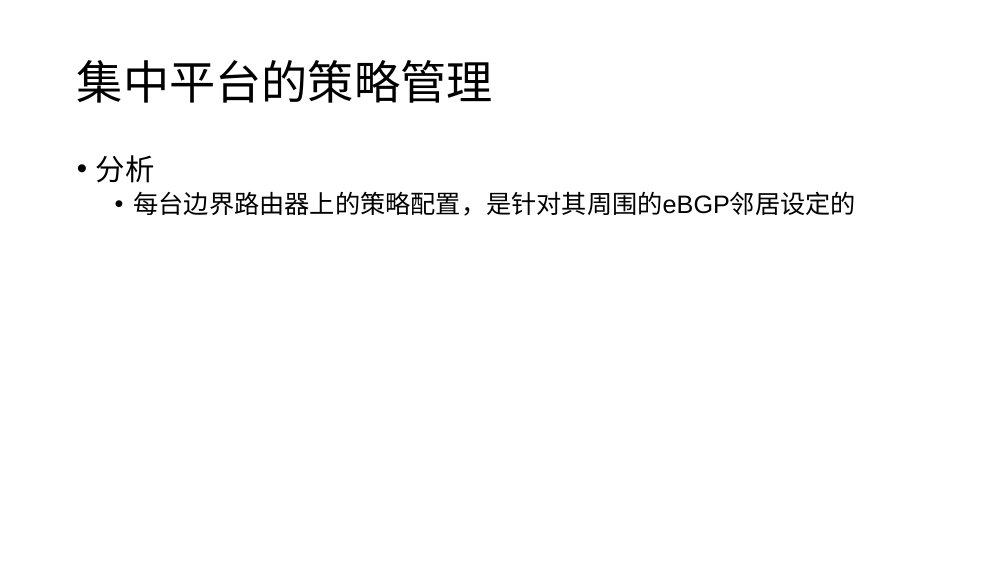
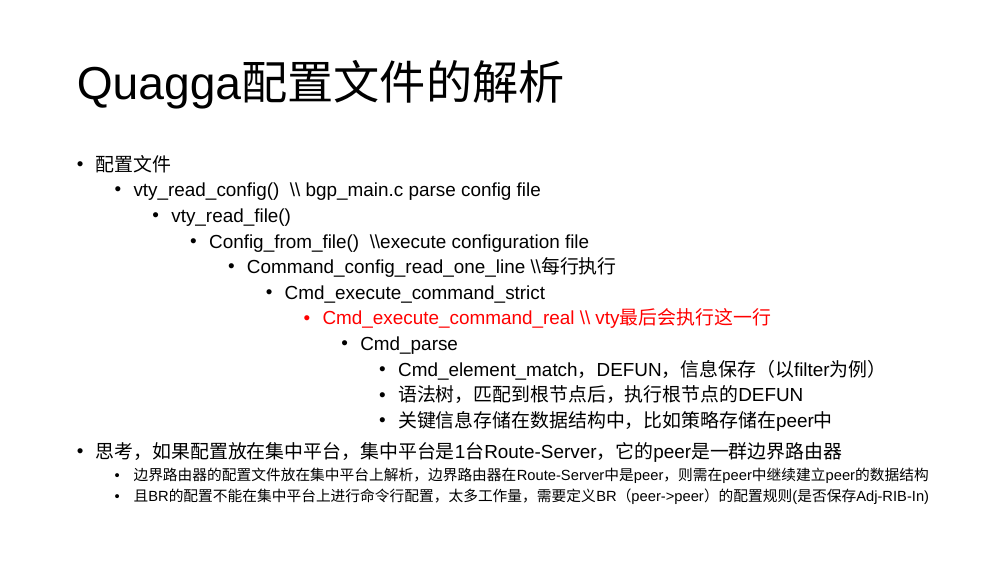
Before and after one commit to wangqing93/ibgp_exp, a slide deck: slide 4 of doc/毕设阶段讨论14.pptx. Drawn at 1008x567 pixels with LibreOffice and Linux fonts; fonts in the diff are those of the drawing. Boxes give left, top, right and bottom in pixels: in the first picture for what was removed or moved away, otherwise in the second. Text is boxed around its words. In the diff, an @@ line names an element or a change of style, - is before the commit and + after.

```diff
--- a/doc/毕设阶段讨论14.pptx
+++ b/doc/毕设阶段讨论14.pptx
@@ title at (77, 63, 565, 109): text changed @@
-集中平台的策略管理
+Quagga配置文件的解析
@@ text at (96, 155, 930, 504): text changed; size 24 to 18 pt @@
-• 分析
-  • 每台边界路由器上的策略配置，是针对其周围的eBGP邻居设定的
+• 配置文件
+  • vty_read_config() \\ bgp_main.c parse config file
+    • vty_read_file()
+      • Config_from_file() \\execute configuration file
+        • Command_config_read_one_line \\每行执行
+          • Cmd_execute_command_strict
+            • Cmd_execute_command_real \\ vty最后会执行这一行
+              • Cmd_parse
+                • Cmd_element_match，DEFUN，信息保存（以filter为例）
+                • 语法树，匹配到根节点后，执行根节点的DEFUN
+                • 关键信息存储在数据结构中，比如策略存储在peer中
+• 思考，如果配置放在集中平台，集中平台是1台Route-Server，它的peer是一群边界路由器
+  • 边界路由器的配置文件放在集中平台上解析，边界路由器在Route-Server中是peer，则需在peer中继续建立peer的数据结构
+  • 且BR的配置不能在集中平台上进行命令行配置，太多工作量，需要定义BR（peer->peer）的配置规则(是否保存Adj-RIB-In)
```
Also in this commit, not shown: 1 other slide changed, 4 slides added, 3 other files.
